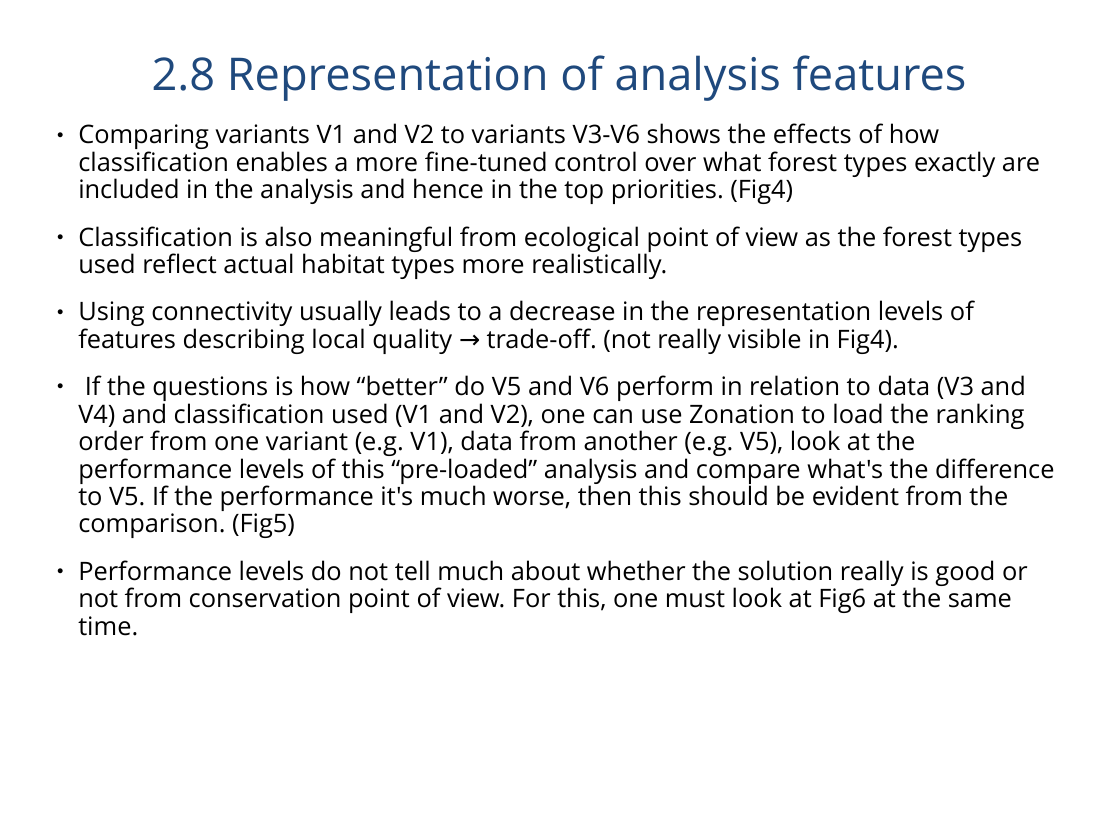
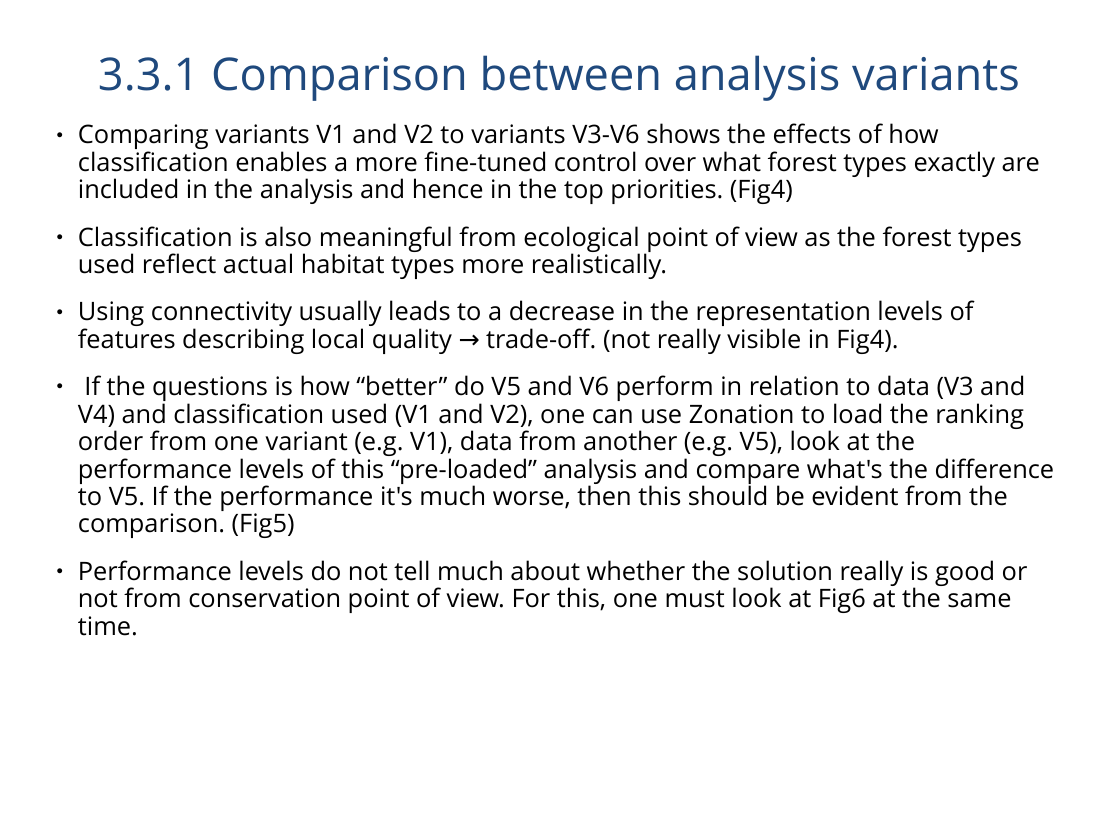
Before and after one commit to jlehtoma/validityms, a slide deck: slide 23 of reports/validity_ms_outline.ppt (slide 21 before the commit). Drawn at 1120x840 pixels with LibreOffice and Linux fonts; fonts in the diff are those of the drawing. Boxes give left, top, right and bottom in pixels: in the first picture for what was removed or moved away, otherwise in the second. Text is boxed around its words. In the diff, an @@ line names an element or a change of style, - is before the commit and + after.

```diff
--- a/reports/validity_ms_outline.ppt
+++ b/reports/validity_ms_outline.ppt
@@ title at <box>98,55,1020,101</box>: text changed @@
-2.8 Representation of analysis features
+3.3.1 Comparison between analysis variants
```
Also in this commit, not shown: 18 other slides changed, 2 slides added, 1 other file.
